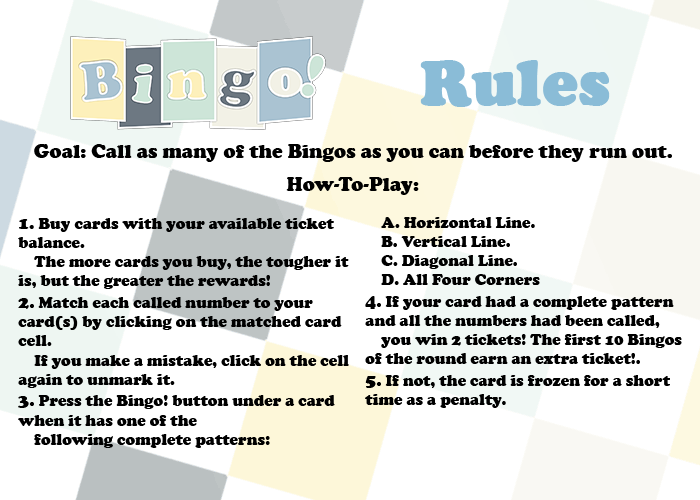
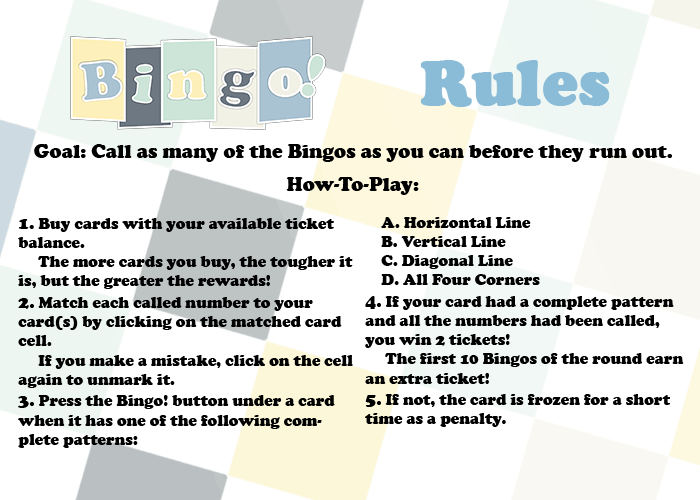
Revision of a layered w=700, h=500 image; what changed, layer by layer:
painted on "Steps Part 2" over [365, 224, 684, 427]
painted on "Steps Part 1" over [18, 256, 353, 448]
